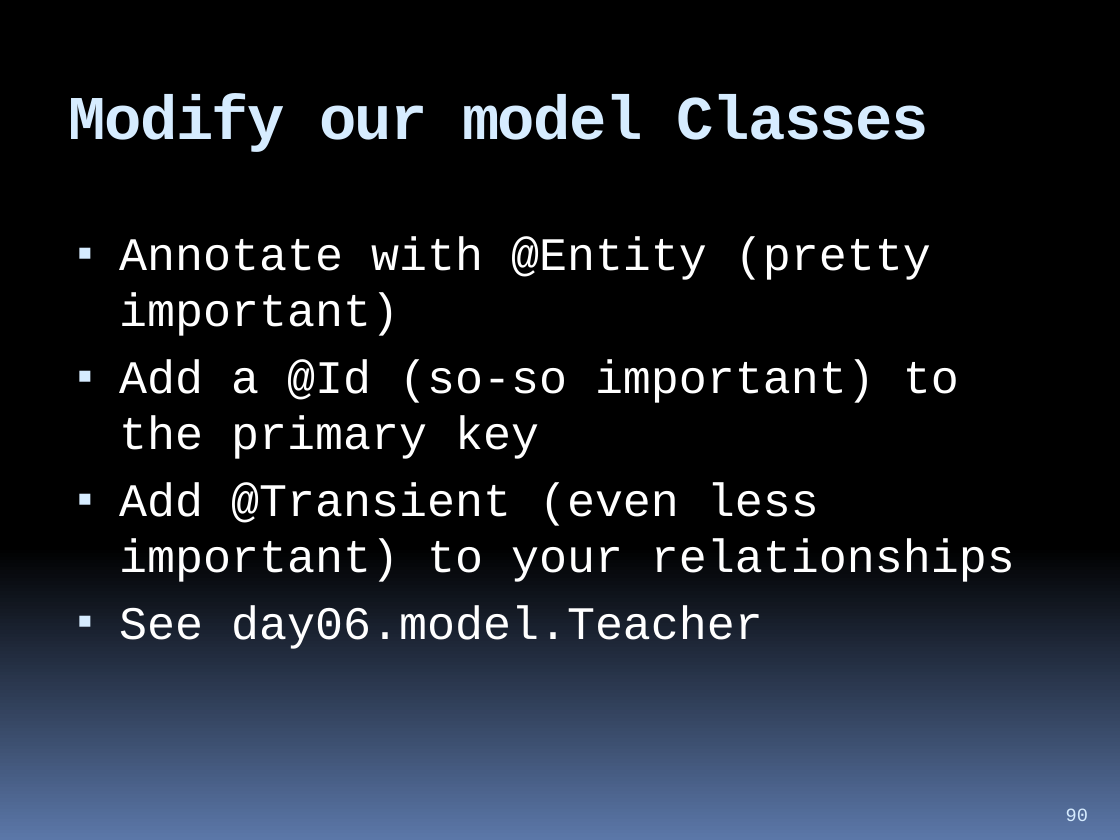
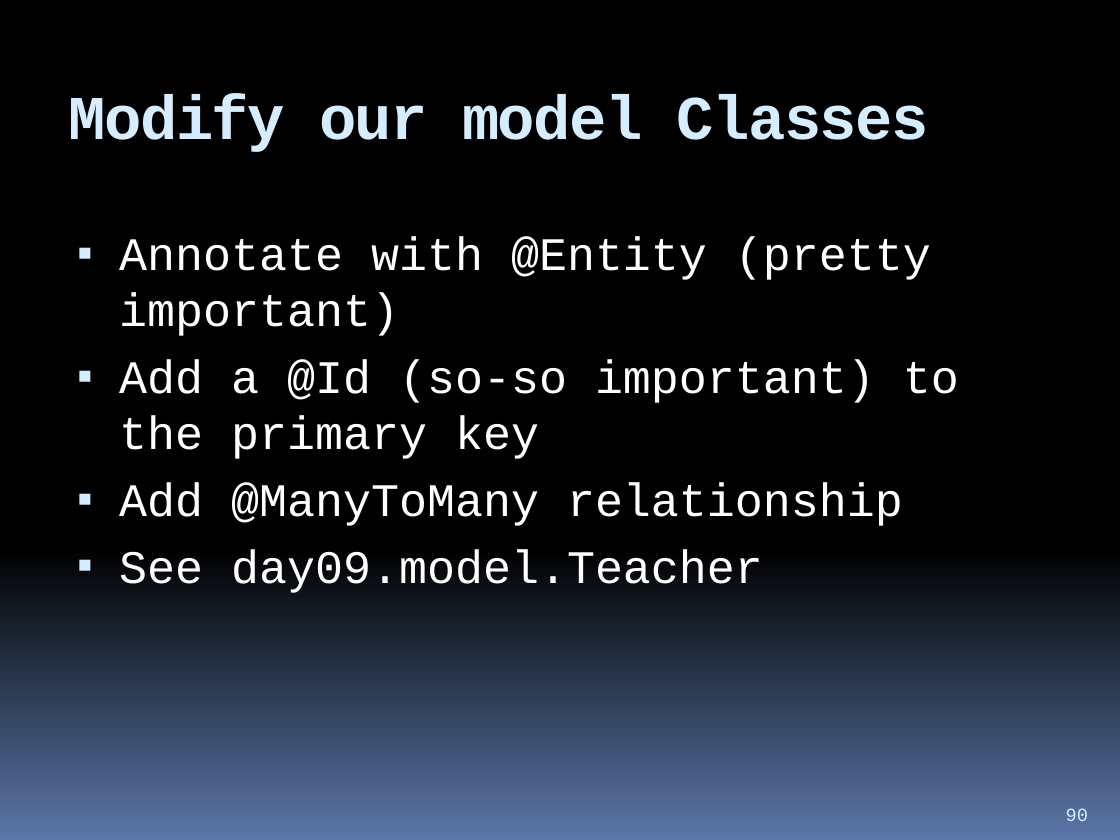
Before and after one commit to hchan/comp2613, a slide deck: slide 90 of coursePresentation.pptx. Drawn at 1120x840 pixels with LibreOffice and Linux fonts; fonts in the diff are those of the drawing. Boxes give left, top, right and bottom in pixels: in the first picture for what was removed or moved away, otherwise in the second. Text is boxed around its words. In the diff, an @@ line names an element or a change of style, - is before the commit and + after.

```diff
--- a/coursePresentation.pptx
+++ b/coursePresentation.pptx
@@ text at box(119, 483, 903, 593): text changed @@
-▪ Add @Transient (even less important) to your relationships
-▪ See day06.model.Teacher
+▪ Add @ManyToMany relationship
+▪ See day09.model.Teacher
```
